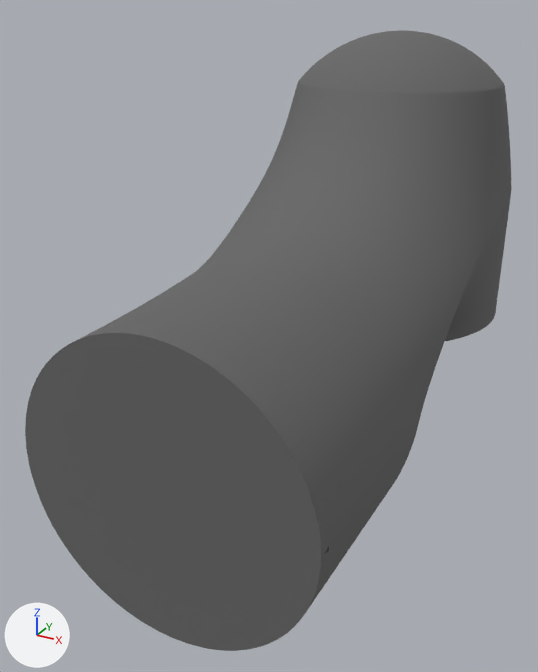
An edit to the COLLADA model src/robot_sim_description/models/panda_arm/meshes/visual/link2.dae, drawn before and after from the same camera.
Camera for both pictures: a 50 mm lens placed at (0.121, -0.344, 0.138), pointed at (-0.018, -0.092, 0.012). Every picture has the same lights, and +X, +Y and +Z are marked at lower left. The picture after the commit comes second. Where no turn or scale is listed for an object, it has been applied to the vertices.

In view in the first picture: 'link2'.
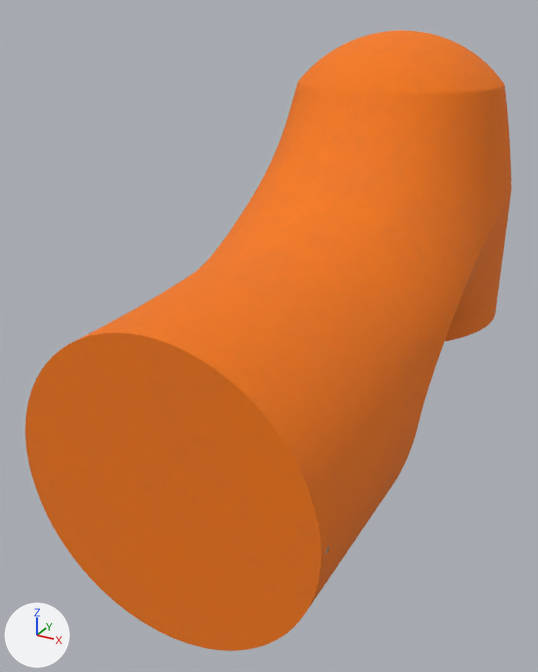
Patch to the scene script:
```diff
--- a/src/robot_sim_description/models/panda_arm/meshes/visual/link2.dae.py
+++ b/src/robot_sim_description/models/panda_arm/meshes/visual/link2.dae.py
@@ img_link2_link2_basecolor_png @@
+img_link2_link2_basecolor_png = load_image('link2_link2_BaseColor.png', '../../materials/textures/link2_link2_BaseColor.png', 2048, 2048, 'sRGB')
@@ mat_lambert1 @@
 mat_lambert1 = principled_material('lambert1')
-mat_lambert1.base_color = (0.133, 0.133, 0.133)  # dark grey #666666
+mat_lambert1.texture = img_link2_link2_basecolor_png
 mat_lambert1.roughness = 0.9
```

Changed parts and their boxes [x1, y1, x2, y2] in the pictures (538 x 672 px):
'link2', surface changed (dark grey to orange): [25, 30, 512, 651] in both
